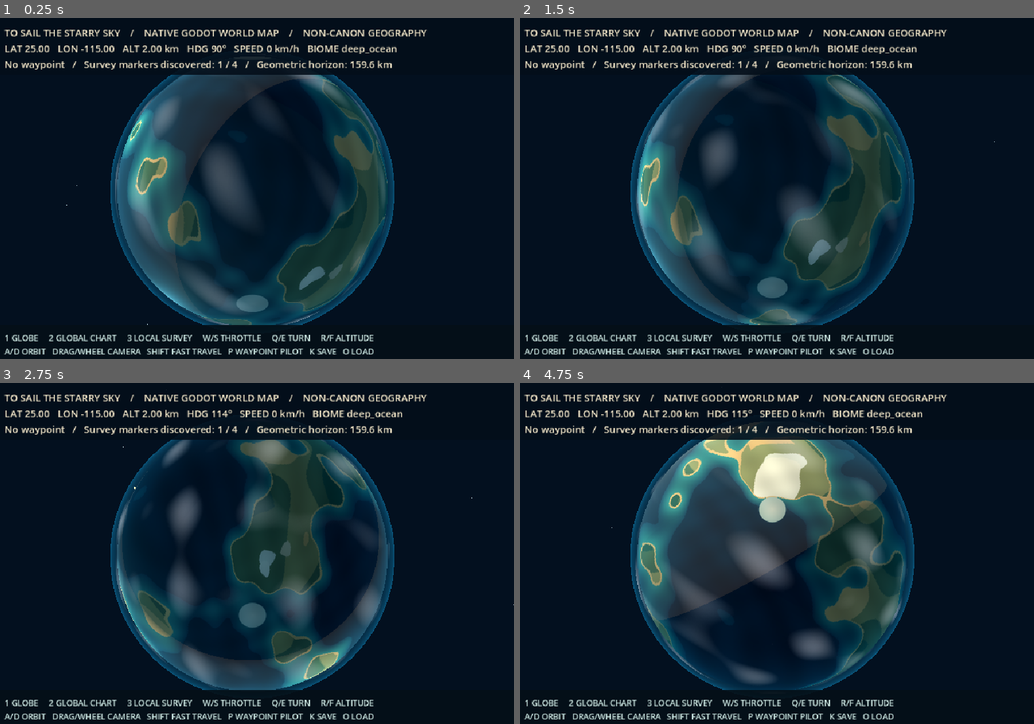
Above: before the commit, frames 1-4 (two rows, left to right).
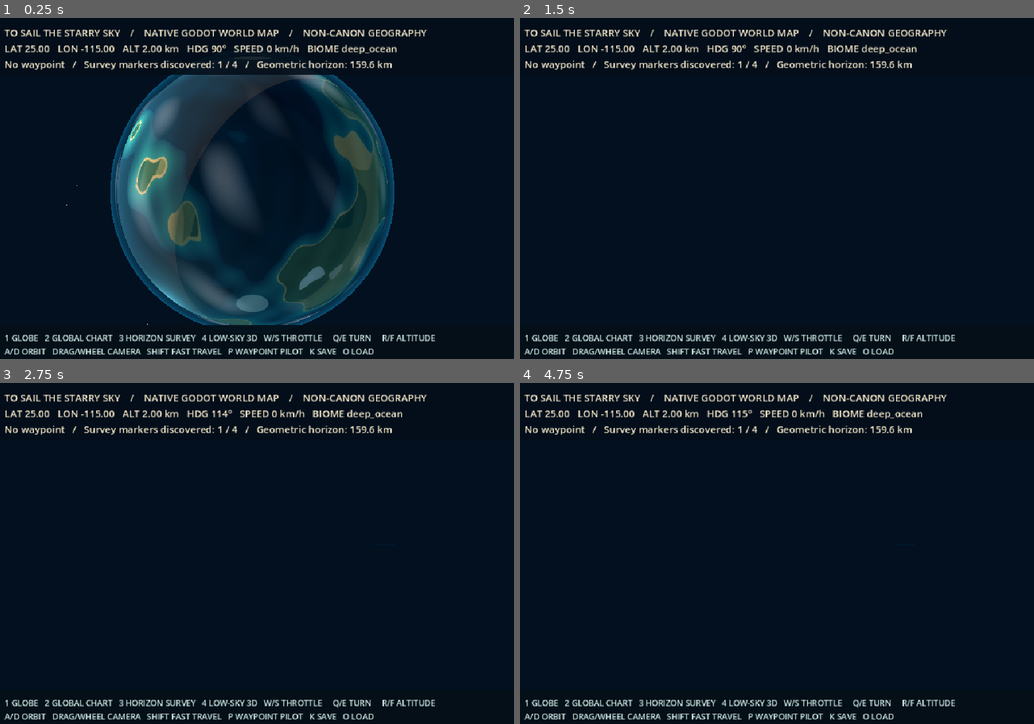
Above: after the commit, the same moments.

Repository: ndrorchestration/ToSailaStarrySky-jrpg
Game: Godot game, scene res://scenes/planetary_worldmap.tscn
Two runs of this game, one before a commit and one after it. Both use one fixed random seed, a clock stepped at 60 frames per second and the inputs below. This scene is started directly instead of the project's main scene.
Inputs (mouse positions are in pixels of both pictures, inside the frame that each line leads up to):
- Up to frame 1 (0.25 s): no input
- Up to frame 2 (1.5 s): tap Enter at 0.5 s; move the mouse to (890, 174) at 0.52 s; hold Right (ui_right) 0.53-1.25 s; tap 4 at 0.6 s; click (890, 174) at 0.67 s; tap Space at 1.25 s; drag from (669, 208) to (746, 260) at 1.27 s
- Up to frame 3 (2.75 s): tap Enter at 2 s; move the mouse to (303, 478) at 2.02 s; hold Right (ui_right) from 2.03 s (still down); hold E from 2.03 s (still down); tap 4 at 2.3 s
- Up to frame 4 (4.75 s): release Right (ui_right) at 2.75 s; release E at 2.75 s; drag from (746, 625) to (617, 505) at 2.77 s; tap Space at 3.5 s; move the mouse to (931, 608) at 3.52 s; hold Left (ui_left) 3.53-4.25 s; tap V at 3.6 s; tap 4 at 3.8 s; tap Enter at 4.25 s; drag from (617, 505) to (694, 468) at 4.27 s

The runs differ from the first frame. In frame 1, 1.0% of the frame differs, in the area x 8-85%, y 92-96%; in frame 2, 24%; in frame 3, 23%; in frame 4, 29%, in the area x 8-85%, y 11-96%.

Commit message:
feat(godot-worldmap): fourth live low-sky 3D terrain view from curved local mesh

Diff:
--- a/godot/scripts/planetary/planetary_worldmap.gd
+++ b/godot/scripts/planetary/planetary_worldmap.gd
@@ -6,6 +6,7 @@
 const Cart = preload("res://scripts/planetary/worldmap_cartography.gd")
 const State = preload("res://scripts/planetary/worldmap_state.gd")
 const Chart = preload("res://scripts/planetary/worldmap_chart.gd")
+const LocalTerrain = preload("res://scripts/planetary/worldmap_local_terrain.gd")
 
 const PLANET_KM := 6371.0 # Illustration, NOT canonical planet radius.
 const GLOBE_UNITS := 12.0
@@ -36,6 +37,8 @@
 var _survey_center: Dictionary = {}
 var _survey_altitude := -1.0
 var _panel_timer := 0.0
+var _low_sky: Node3D
+var _terrain_timer := 0.0
 
 func _ready() -> void:
     _apply_state(State.defaults())
@@ -45,6 +48,7 @@
     _build_stars()
     _build_ship_locator()
     _build_camera()
+    _build_local_patch()
     _build_overlay()
     _refresh_chart()
     _update_view()
@@ -231,6 +235,12 @@
     _camera.far = 350.0
     add_child(_camera)
 
+func _build_local_patch() -> void:
+    _low_sky = LocalTerrain.new()
+    add_child(_low_sky)
+    _low_sky.call("rebuild",_flight,190.0,64)
+    _low_sky.visible = false
+
 func _add_label(parent: Node, name: String, position: Vector2, font_size: int,
         color: Color) -> Label:
     var node := Label.new()
@@ -291,7 +301,14 @@
 func _refresh_chart() -> void:
     if _chart == null:
         return
-    _chart.visible = _mode != "globe"
+    _chart.visible = _mode == "chart" or _mode == "local"
+    if _low_sky != null:
+        _low_sky.visible = _mode == "flight"
+        if _mode == "flight":
+            var origin: Dictionary = _low_sky.call("origin")
+            if origin.is_empty() or Geo.great_circle_distance_km(origin,_flight,PLANET_KM) > 55.0:
+                var horizon := Geo.horizon_distance_km(float(_flight["altitudeKm"]),PLANET_KM)
+                _low_sky.call("rebuild",_flight,clampf(horizon*1.18,90.0,800.0),64)
     if _mode == "local":
         var moved := _survey_center.is_empty()
         if not moved:
@@ -309,9 +326,21 @@
 func _update_view() -> void:
     if _camera == null:
         return
-    _camera.position = Vector3(sin(_yaw)*cos(_pitch),sin(_pitch),
-            cos(_yaw)*cos(_pitch))*_distance
-    _camera.look_at(Vector3.ZERO,Vector3.UP)
+
+    if _mode == "flight" and _low_sky != null:
+        var center: Vector3 = _low_sky.call("camera_position",_flight)
+        var direction := deg_to_rad(float(_flight["headingDeg"]))
+        var forward := Vector3(sin(direction),0.0,-cos(direction))
+        _camera.position = center-forward*0.14+Vector3(0.0,0.018,0.0)
+        _camera.look_at(center+forward*0.5-Vector3(0.0,0.024,0.0),Vector3.UP)
+        _camera.near = 0.002
+        _camera.far = 400.0
+    else:
+        _camera.position = Vector3(sin(_yaw)*cos(_pitch),sin(_pitch),
+                cos(_yaw)*cos(_pitch))*_distance
+        _camera.look_at(Vector3.ZERO,Vector3.UP)
+        _camera.near = 0.03
+        _camera.far = 350.0
     _marker.position = Geo.to_cartesian(_flight,PLANET_KM).normalized()*(GLOBE_UNITS+0.25)
     var nearby := Cart.sample(float(_flight["latDeg"]),float(_flight["lonDeg"]))
     var bearing_text := "No waypoint"
@@ -325,7 +354,7 @@
     _headline.text += "%s   /   Survey markers discovered: %d / %d   /   Geometric horizon: %.1f km" % [
             bearing_text,_discovered.size(),SURVEY_MARKERS.size(),
             Geo.horizon_distance_km(float(_flight["altitudeKm"]),PLANET_KM)]
-    _footer.text = "1 GLOBE     2 GLOBAL CHART     3 LOCAL SURVEY     W/S THROTTLE     Q/E TURN     R/F ALTITUDE\n"
+    _footer.text = "1 GLOBE   2 GLOBAL CHART   3 HORIZON SURVEY   4 LOW-SKY 3D   W/S THROTTLE     Q/E TURN     R/F ALTITUDE\n"
     _footer.text += "A/D ORBIT   DRAG/WHEEL CAMERA   SHIFT FAST TRAVEL   P WAYPOINT PILOT   K SAVE   O LOAD"
     if _autopilot:
         _footer.text += "   /   WAYPOINT PILOT ACTIVE"
@@ -370,6 +399,7 @@
             KEY_1: _mode = "globe"
             KEY_2: _mode = "chart"
             KEY_3: _mode = "local"
+            KEY_4: _mode = "flight"
             KEY_P:
                 _autopilot = not _autopilot if not _waypoint.is_empty() else false
             KEY_K:
